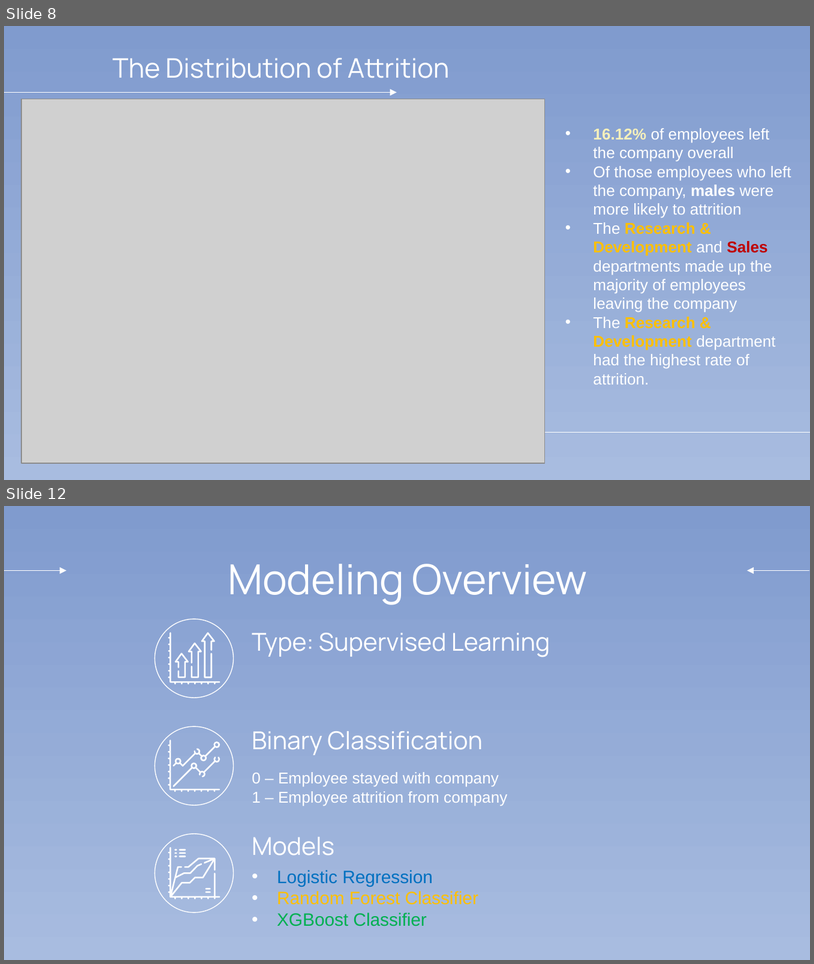
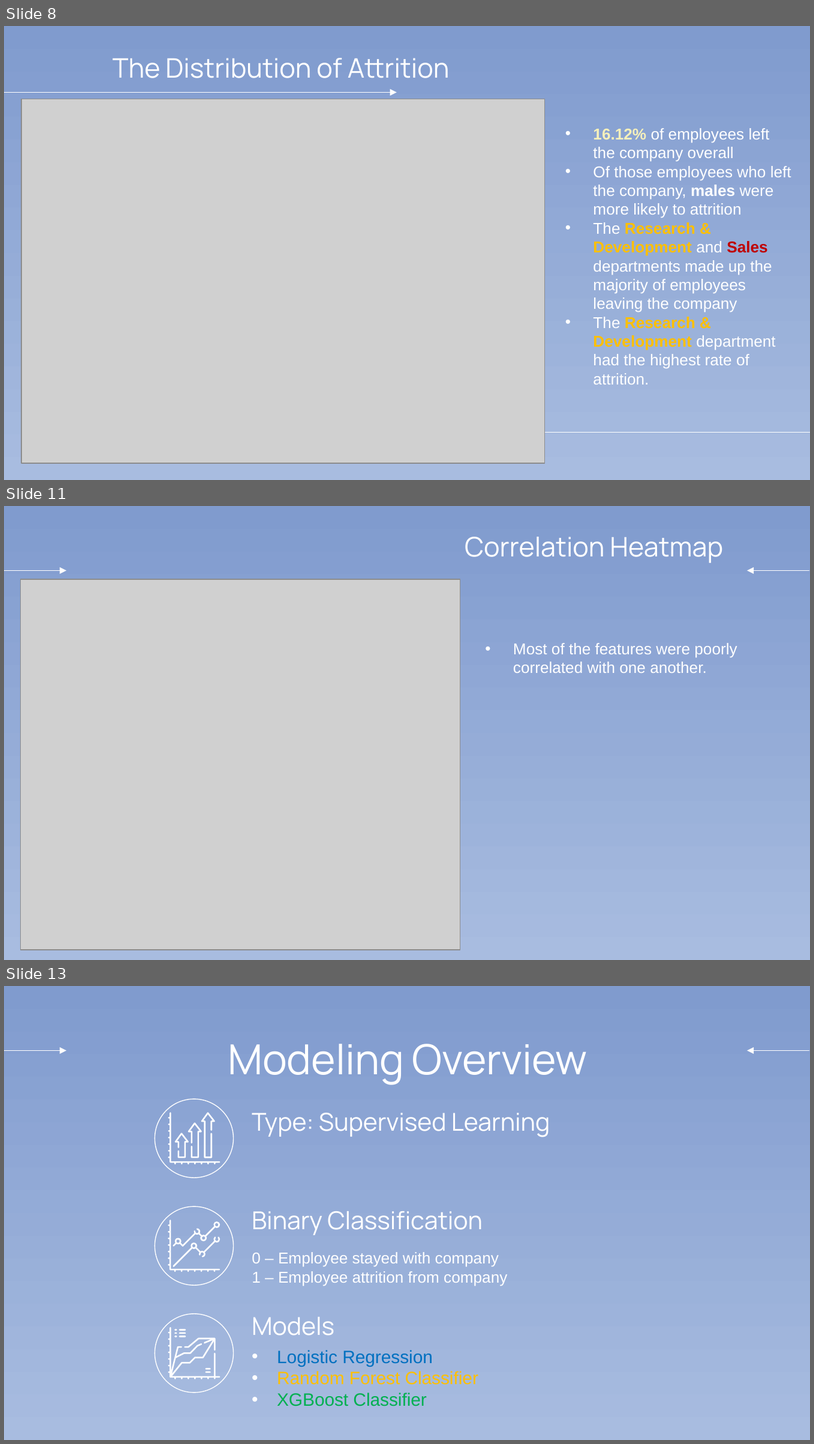
Before and after one commit to chrismle/Employee_Attrition, a slide deck: reports/Employee_Attrition_Presentation.pptx. Shown one above the other, each under a label of ours: slides 8 and 12 before the commit, slides 8, 11 and 13 after it; the slides between them are not shown. The pictures are 814x964 and 814x1444 pixels, drawn with LibreOffice and Linux fonts; fonts in the diff are those of the drawing; grey boxes stand for pictures. Boxes give left, top, right and bottom in pixels: in the first picture for what was removed or moved away, otherwise in the second. Text is boxed around its words. In the diff, an @@ line names an element or a change of style, - is before the commit and + after.

```diff
--- a/reports/Employee_Attrition_Presentation.pptx
+++ b/reports/Employee_Attrition_Presentation.pptx
@@ slide 11 added at box(4, 506, 810, 960), background gradient #809BCE to #A8BCE0; not listed: 2 template elements that a slide beside it also shows @@
@@ title added at box(465, 537, 723, 563), 24 pt, text #FFFFFF @@
+Correlation Heatmap
@@ picture added at box(21, 579, 461, 949) @@
@@ subtitle added at box(513, 643, 737, 673), 14 pt, text #FFFFFF @@
+• Most of the features were poorly correlated with one another.
@@ what was slide 12 is now slide 13 @@
```
Also in this commit, not shown: 2 slides changed, 1 other slide added, 1 slide removed, 1 other file.
